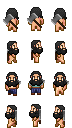
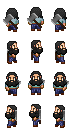
Layered file, before and after one edit (w=72, h=128). Changes by layer:
painted on "outfit" over [5, 17, 67, 128]
